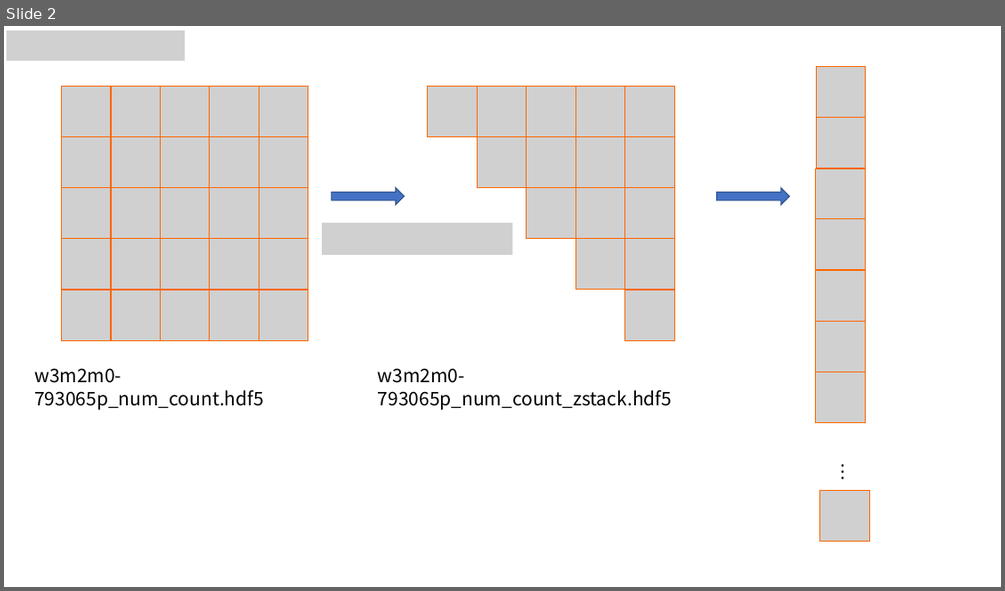
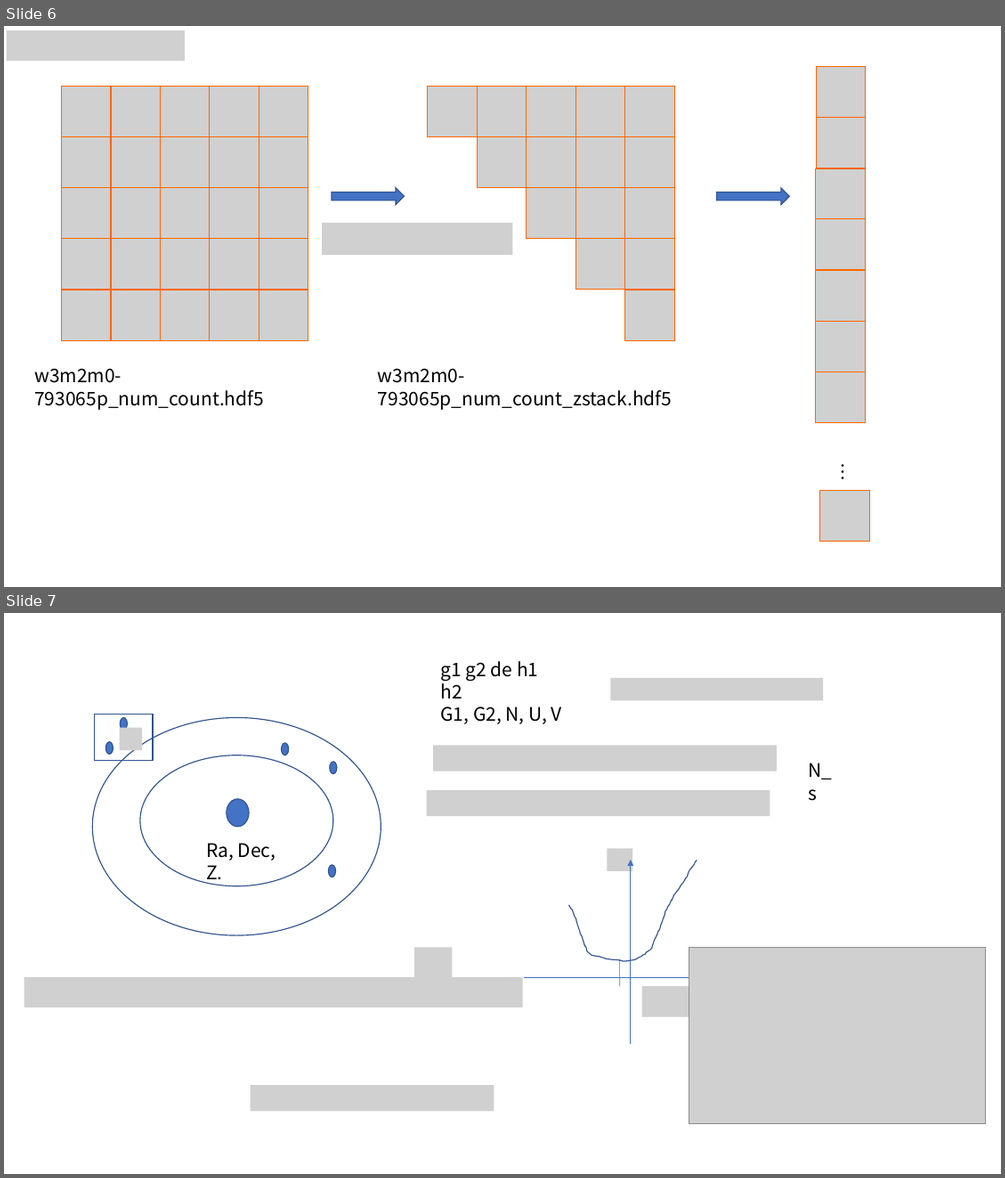
Before and after one commit to hekunlie/astrophy-research, a slide deck: correlation/Fourier_Quad/data_structure.pptx. Shown one above the other, each under a label of ours: slide 2 before the commit, slides 6 and 7 after it. The pictures are 1005x591 and 1005x1178 pixels, drawn with LibreOffice and Linux fonts; fonts in the diff are those of the drawing; grey boxes stand for pictures. Boxes give left, top, right and bottom in pixels: in the first picture for what was removed or moved away, otherwise in the second. Text is boxed around its words. In the diff, an @@ line names an element or a change of style, - is before the commit and + after.

```diff
--- a/correlation/Fourier_Quad/data_structure.pptx
+++ b/correlation/Fourier_Quad/data_structure.pptx
@@ slide 7 added at [4, 613, 1001, 1174], background #FFFFFF @@
@@ text added at [441, 661, 562, 724], 18 pt, text #000000 @@
+g1 g2 de h1 h2
+G1, G2, N, U, V
@@ picture added at [610, 678, 823, 700] @@
@@ ellipse added at [92, 718, 380, 935], outline #325491 1 pt @@
@@ rectangle added at [95, 714, 153, 761], outline #325491 1 pt @@
@@ ellipse added at [120, 718, 128, 730], fill #4472C4, outline #325491 1 pt @@
@@ ellipse added at [105, 742, 113, 754], fill #4472C4, outline #325491 1 pt @@
@@ picture added at [119, 728, 142, 750] @@
@@ ellipse added at [282, 743, 289, 755], fill #4472C4, outline #325491 1 pt @@
@@ picture added at [433, 746, 777, 771] @@
@@ ellipse added at [140, 755, 333, 886], outline #325491 1 pt @@
@@ ellipse added at [329, 762, 337, 774], fill #4472C4, outline #325491 1 pt @@
@@ text added at [808, 763, 832, 801], 18 pt, text #000000 @@
+N_s
@@ ellipse added at [226, 799, 249, 827], fill #4472C4, outline #325491 1 pt @@
@@ picture added at [427, 790, 769, 817] @@
@@ text added at [206, 843, 276, 884], 18 pt, text #000000 @@
+Ra, Dec, Z.
@@ picture added at [607, 849, 632, 871] @@
@@ ellipse added at [329, 865, 336, 877], fill #4472C4, outline #325491 1 pt @@
@@ freeform shape added at [568, 860, 696, 962], outline #325491 1 pt @@
@@ arrow added from (631, 1044) to (631, 860), #4472C4 0.5 pt @@
@@ picture added at [414, 948, 452, 978] @@
@@ picture added at [689, 948, 985, 1123] @@
@@ picture added at [24, 977, 523, 1007] @@
@@ arrow added from (524, 978) to (759, 978), #4472C4 0.5 pt @@
@@ line added from (619, 960) to (620, 986), #4472C4 0.5 pt @@
@@ picture added at [642, 986, 849, 1017] @@
@@ picture added at [250, 1085, 494, 1111] @@
@@ what was slide 2 is now slide 6 @@
```
Also in this commit, not shown: 4 other slides added, 3 other files.
